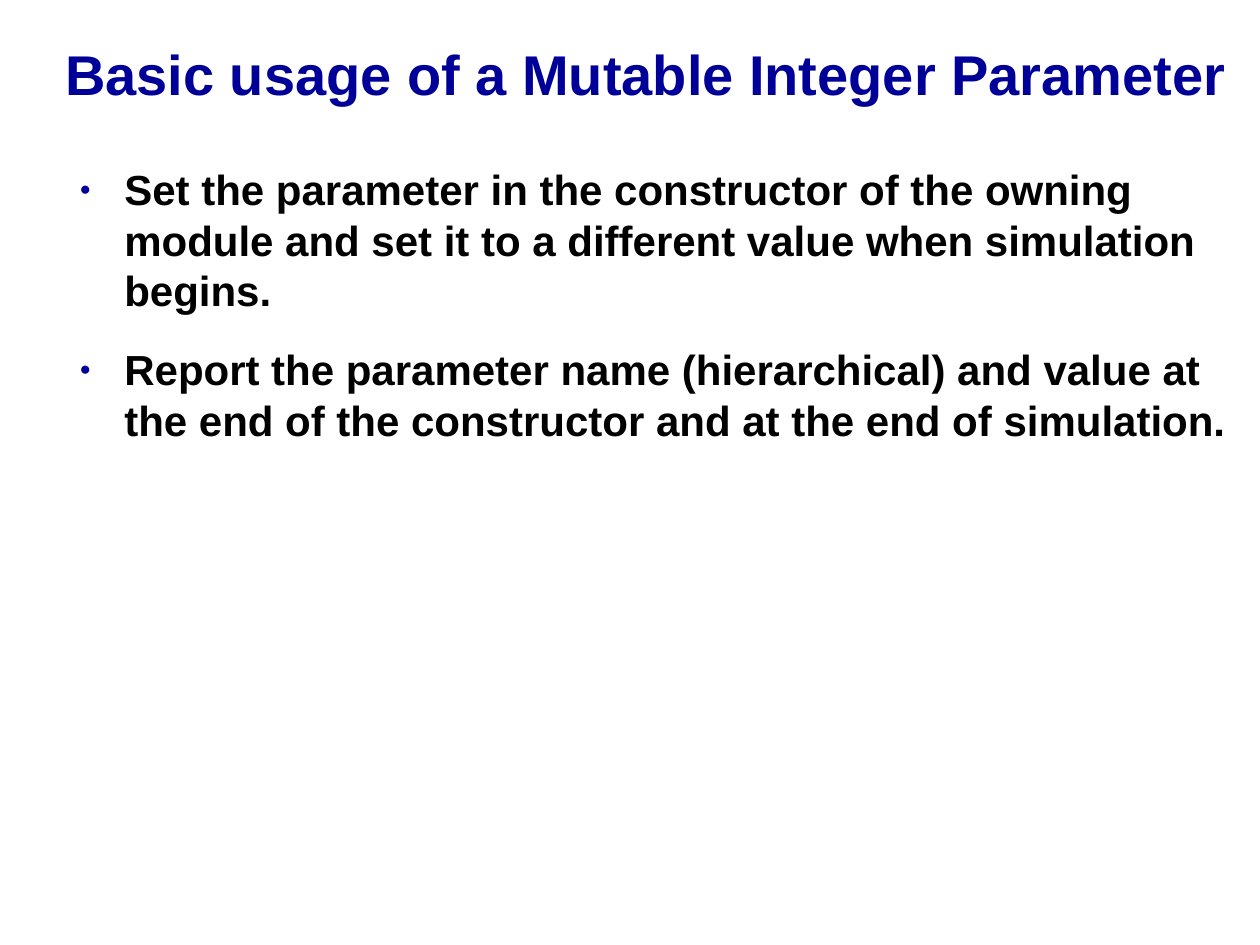
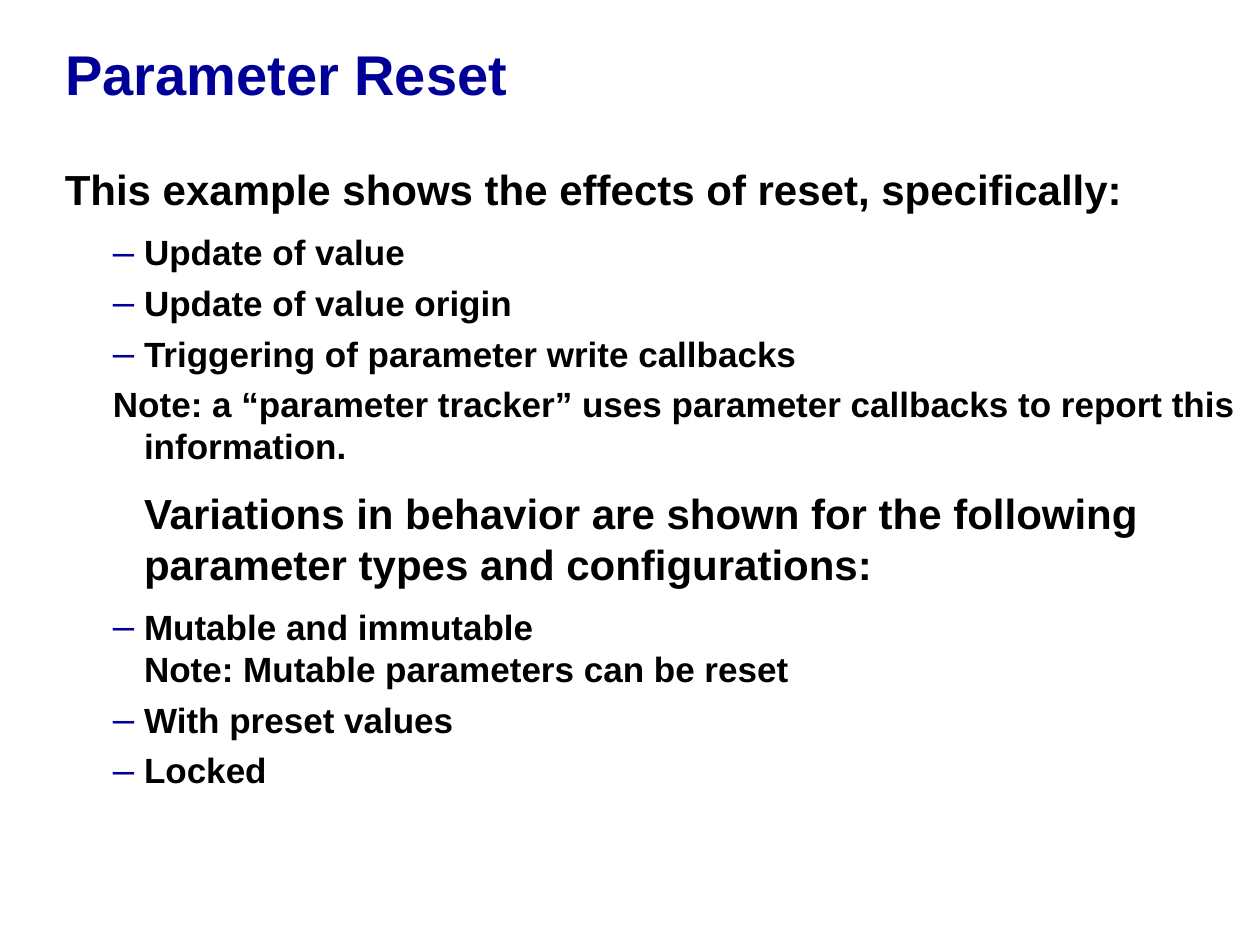
Before and after one commit to accellera-official/cci, a slide deck: slide 2 of examples/ex24_Reset_Param/docs/ex24_Reset_Param.ppt. Drawn at 1260x945 pixels with LibreOffice and Linux fonts; fonts in the diff are those of the drawing; background and template pictures are left out. Boxes give left, top, right and bottom in pixels: in the first picture for what was removed or moved away, otherwise in the second. Text is boxed around its words. In the diff, an @@ line names an element or a change of style, - is before the commit and + after.

Commit message:
Add PowerPoint for Reset example.
Add ppt overview for Reset example and update lingering reference to
get_latest_write_originator in Example 07. Fix a typo in Example 24 &
update golden log accordingly.

```diff
--- a/examples/ex24_Reset_Param/docs/ex24_Reset_Param.ppt
+++ b/examples/ex24_Reset_Param/docs/ex24_Reset_Param.ppt
@@ title at (65,56,507,96): text changed @@
-Basic usage of a Mutable Integer Parameter
+Parameter Reset
@@ text at (65,174,1234,784): text changed; size 24 to 20 pt @@
-● Set the parameter in the constructor of the owning module and set it to a different value when simulation begins.
-● Report the parameter name (hierarchical) and value at the end of the constructor and at the end of simulation.
+This example shows the effects of reset, specifically:
+  – Update of value
+  – Update of value origin
+  – Triggering of parameter write callbacks
+  Note: a “parameter tracker” uses parameter callbacks to report this information.
+Variations in behavior are shown for the following parameter types and configurations:
+  – Mutable and immutable
+    Note: Mutable parameters can be reset
+  – With preset values
+  – Locked
```
Also in this commit, not shown: 7 slides added, 3 slides removed, 3 other files.
